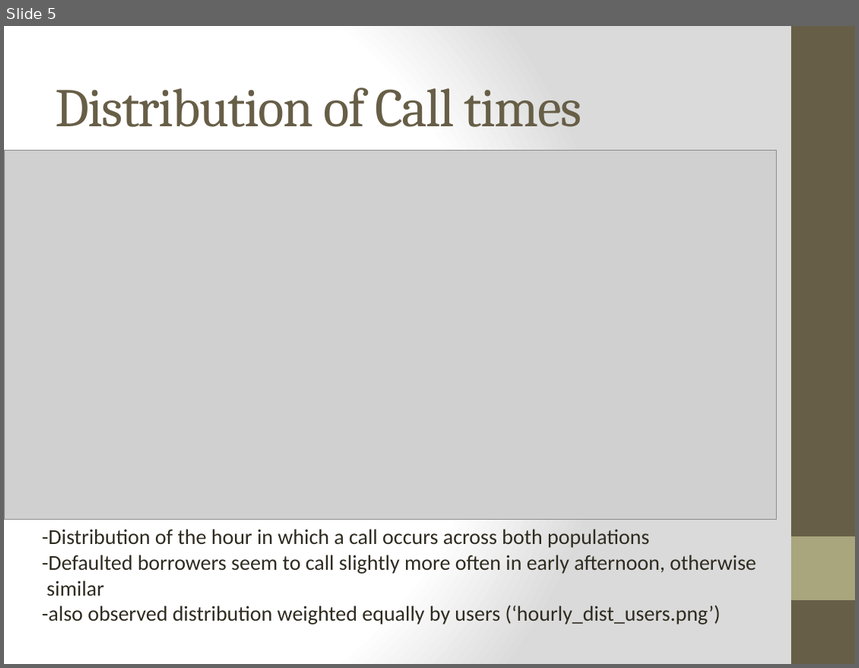
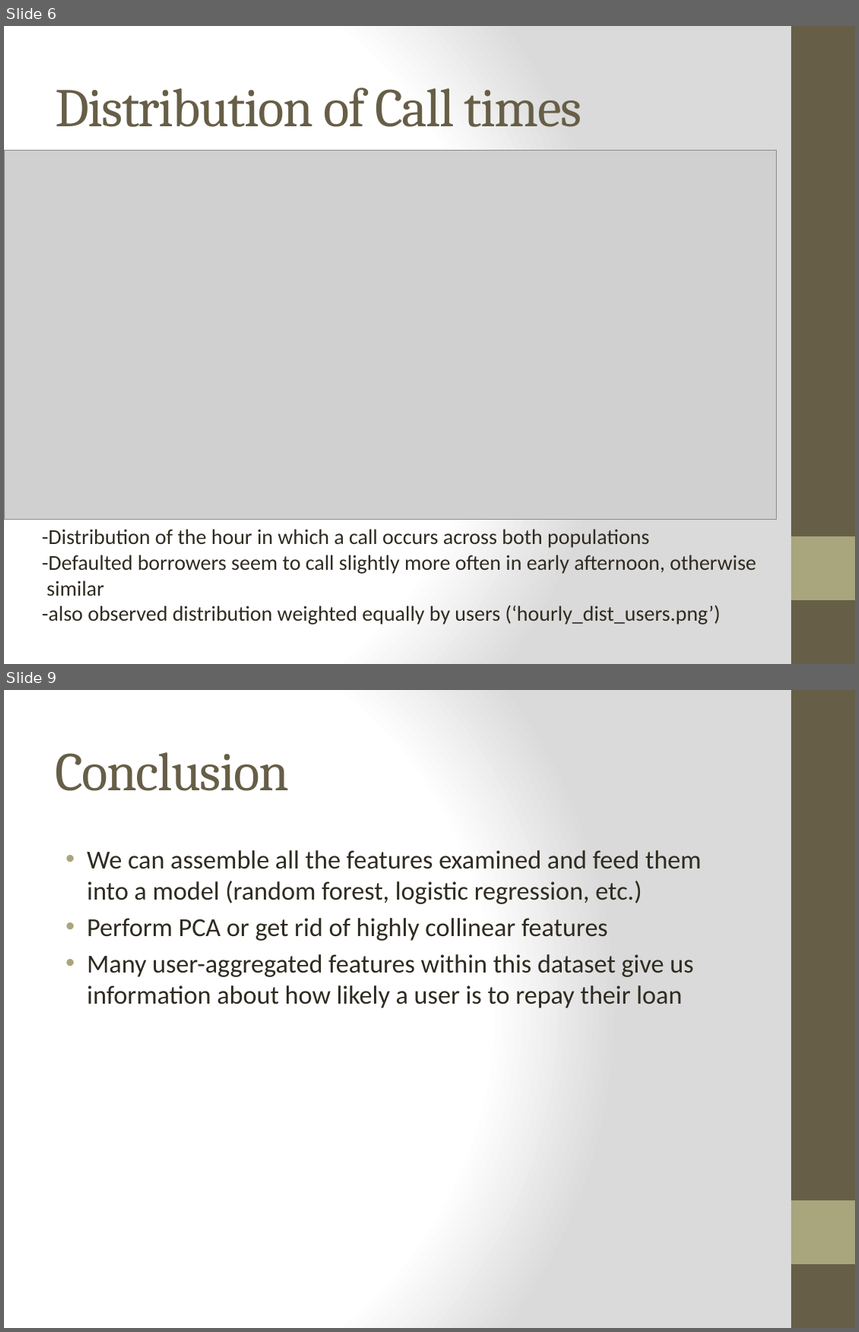
Before and after one commit to jgollub1/branch_project, a slide deck: branch_presentation.pptx. Shown one above the other, each under a label of ours: slide 5 before the commit, slides 6 and 9 after it; the slides between them are not shown. The pictures are 859x668 and 859x1332 pixels, drawn with LibreOffice and Linux fonts; fonts in the diff are those of the drawing; grey boxes stand for pictures. Boxes give left, top, right and bottom in pixels: in the first picture for what was removed or moved away, otherwise in the second. Text is boxed around its words. In the diff, an @@ line names an element or a change of style, - is before the commit and + after.

```diff
--- a/branch_presentation.pptx
+++ b/branch_presentation.pptx
@@ slide 9 added at box(4, 690, 855, 1328), background gradient #FFFFFF to #DADADA; not listed: 2 template elements that a slide beside it also shows @@
@@ title added at box(55, 752, 289, 791), 46 pt, text #675E47 @@
+Conclusion
@@ text added at box(87, 850, 702, 1008), 22 pt, text #2F2B20 @@
+• We can assemble all the features examined and feed them into a model (random forest, logistic regression, etc.)
+• Perform PCA or get rid of highly collinear features
+• Many user-aggregated features within this dataset give us information about how likely a user is to repay their loan
@@ what was slide 5 is now slide 6 @@
```
Also in this commit, not shown: 3 slides changed, 3 other slides added, 3 slides removed, 1 other file.
